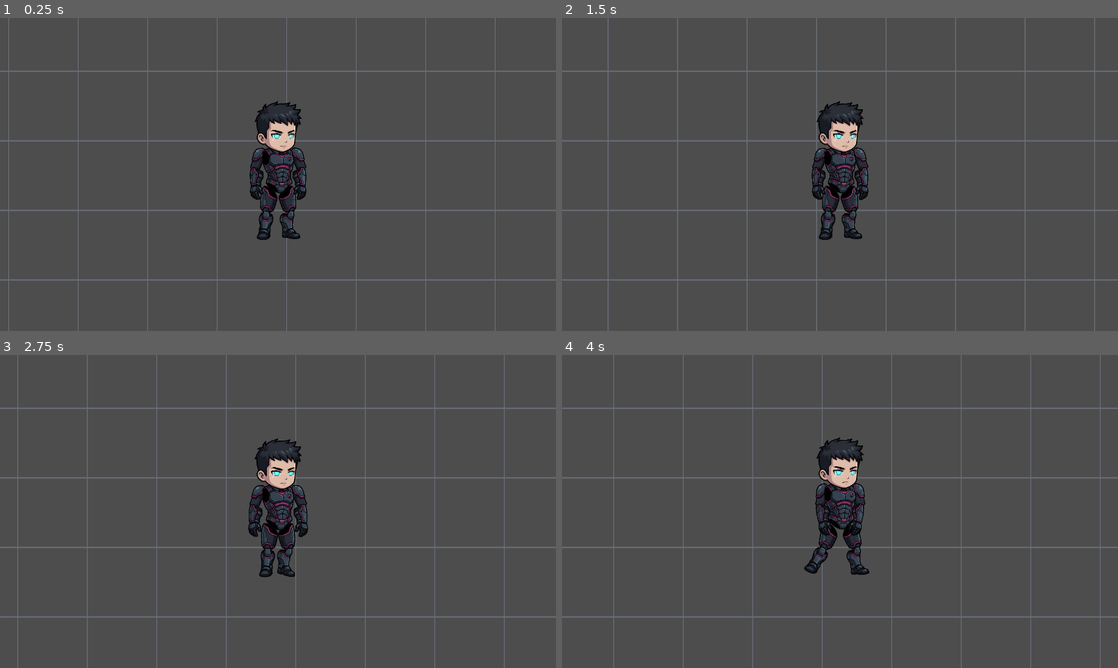
Above: before the commit, frames 1-4 (two rows, left to right).
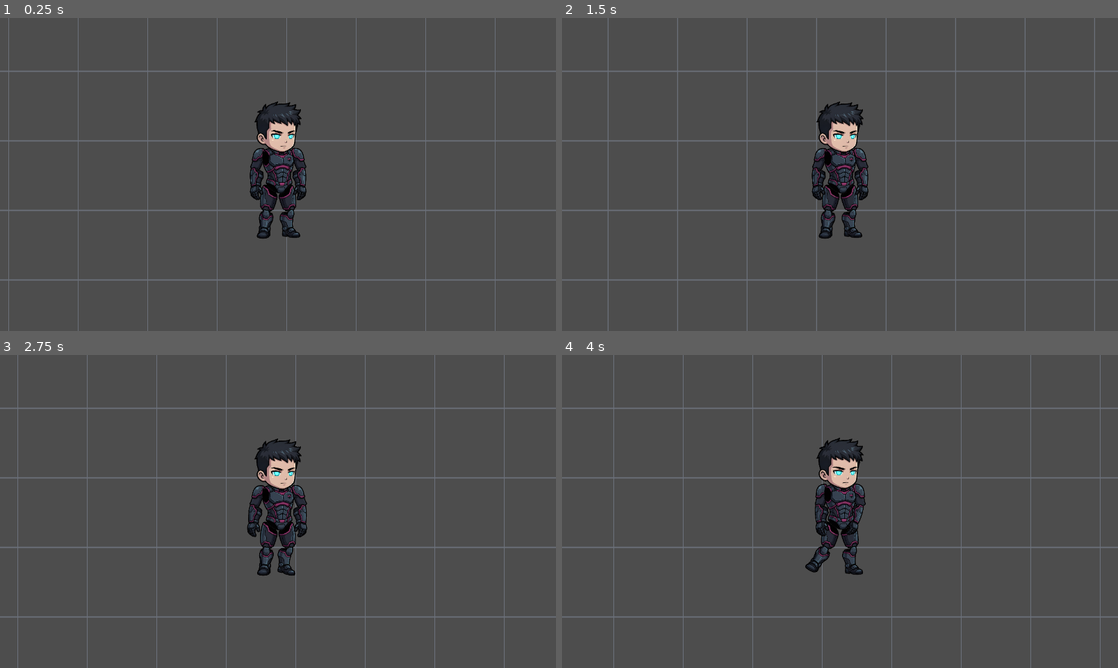
Above: after the commit, the same moments.

Repository: Poolchaos/vesper-reach-godot
Game: Godot game, scene res://scenes/test_scene.tscn
Same seed, same stepped clock (60 frames per second), same inputs: the game is played once before the commit and once after it.
Inputs (mouse positions are in pixels of both pictures, inside the frame that each line leads up to):
- Up to frame 1 (0.25 s): no input
- Up to frame 2 (1.5 s): tap Enter at 0.5 s; move the mouse to (962, 158) at 0.52 s; hold D (move_right) 0.53-1.25 s; hold Shift 0.53-1.25 s; click (962, 158) at 0.67 s; drag from (728, 190) to (812, 237) at 1.27 s
- Up to frame 3 (2.75 s): move the mouse to (333, 442) at 2.02 s; hold D (move_right) from 2.03 s (still down); tap Ctrl at 2.1 s
- Up to frame 4 (4 s): release D (move_right) at 2.75 s; drag from (812, 574) to (673, 464) at 2.77 s; move the mouse to (1006, 558) at 3.52 s; hold A (move_left) from 3.53 s (still down); tap Alt at 3.6 s

The runs differ from the first frame. In frame 1, 0.5% of the frame differs, in the area x 45-55%, y 26-71%; in frame 2, 0.5%; in frame 3, 0.7%; in frame 4, 1.0%, in the area x 43-56%, y 26-71%.

Commit message:
tune(m2): knee-fold walk (visible joint bend), legs up, softer idle
- Walk reworked for the front facing: minimal thigh swing, the step now reads as
  an alternating knee fold (foot lifts) so the joints visibly bend instead of the
  legs splaying sideways. Arms swing with a little elbow flex.
- Thighs raised again; idle torso bob reduced 20 -> 14.

Diff:
--- a/game/scenes/character_rig.tscn
+++ b/game/scenes/character_rig.tscn
@@ -25,7 +25,7 @@
 "times": PackedFloat32Array(0, 1.2, 2.4),
 "transitions": PackedFloat32Array(1, 1, 1),
 "update": 0,
-"values": [Vector2(0, -502), Vector2(0, -522), Vector2(0, -502)]
+"values": [Vector2(0, -502), Vector2(0, -516), Vector2(0, -502)]
 }
 tracks/1/type = "value"
 tracks/1/imported = false
@@ -37,7 +37,7 @@
 "times": PackedFloat32Array(0, 1.2, 2.4),
 "transitions": PackedFloat32Array(1, 1, 1),
 "update": 0,
-"values": [Vector2(0, -601), Vector2(0, -621), Vector2(0, -601)]
+"values": [Vector2(0, -601), Vector2(0, -615), Vector2(0, -601)]
 }
 tracks/2/type = "value"
 tracks/2/imported = false
@@ -49,7 +49,7 @@
 "times": PackedFloat32Array(0, 1.2, 2.4),
 "transitions": PackedFloat32Array(1, 1, 1),
 "update": 0,
-"values": [Vector2(-132, -641), Vector2(-132, -661), Vector2(-132, -641)]
+"values": [Vector2(-132, -641), Vector2(-132, -655), Vector2(-132, -641)]
 }
 tracks/3/type = "value"
 tracks/3/imported = false
@@ -61,7 +61,7 @@
 "times": PackedFloat32Array(0, 1.2, 2.4),
 "transitions": PackedFloat32Array(1, 1, 1),
 "update": 0,
-"values": [Vector2(133, -641), Vector2(133, -661), Vector2(133, -641)]
+"values": [Vector2(133, -641), Vector2(133, -655), Vector2(133, -641)]
 }
 tracks/4/type = "value"
 tracks/4/imported = false
@@ -173,7 +173,7 @@
 "times": PackedFloat32Array(0, 0.15, 0.3, 0.45, 0.6),
 "transitions": PackedFloat32Array(1, 1, 1, 1, 1),
 "update": 0,
-"values": [Vector2(0, -502), Vector2(0, -512), Vector2(0, -502), Vector2(0, -512), Vector2(0, -502)]
+"values": [Vector2(0, -502), Vector2(0, -510), Vector2(0, -502), Vector2(0, -510), Vector2(0, -502)]
 }
 tracks/1/type = "value"
 tracks/1/imported = false
@@ -185,7 +185,7 @@
 "times": PackedFloat32Array(0, 0.15, 0.3, 0.45, 0.6),
 "transitions": PackedFloat32Array(1, 1, 1, 1, 1),
 "update": 0,
-"values": [Vector2(0, -601), Vector2(0, -611), Vector2(0, -601), Vector2(0, -611), Vector2(0, -601)]
+"values": [Vector2(0, -601), Vector2(0, -609), Vector2(0, -601), Vector2(0, -609), Vector2(0, -601)]
 }
 tracks/2/type = "value"
 tracks/2/imported = false
@@ -197,7 +197,7 @@
 "times": PackedFloat32Array(0, 0.15, 0.3, 0.45, 0.6),
 "transitions": PackedFloat32Array(1, 1, 1, 1, 1),
 "update": 0,
-"values": [Vector2(-132, -641), Vector2(-132, -651), Vector2(-132, -641), Vector2(-132, -651), Vector2(-132, -641)]
+"values": [Vector2(-132, -641), Vector2(-132, -649), Vector2(-132, -641), Vector2(-132, -649), Vector2(-132, -641)]
 }
 tracks/3/type = "value"
 tracks/3/imported = false
@@ -209,7 +209,7 @@
 "times": PackedFloat32Array(0, 0.15, 0.3, 0.45, 0.6),
 "transitions": PackedFloat32Array(1, 1, 1, 1, 1),
 "update": 0,
-"values": [Vector2(133, -641), Vector2(133, -651), Vector2(133, -641), Vector2(133, -651), Vector2(133, -641)]
+"values": [Vector2(133, -641), Vector2(133, -649), Vector2(133, -641), Vector2(133, -649), Vector2(133, -641)]
 }
 tracks/4/type = "value"
 tracks/4/imported = false
@@ -221,7 +221,7 @@
 "times": PackedFloat32Array(0, 0.15, 0.3, 0.45, 0.6),
 "transitions": PackedFloat32Array(1, 1, 1, 1, 1),
 "update": 0,
-"values": [0.0, 0.18, 0.0, -0.18, 0.0]
+"values": [0.0, 0.06, 0.0, -0.02, 0.0]
 }
 tracks/5/type = "value"
 tracks/5/imported = false
@@ -233,7 +233,7 @@
 "times": PackedFloat32Array(0, 0.15, 0.3, 0.45, 0.6),
 "transitions": PackedFloat32Array(1, 1, 1, 1, 1),
 "update": 0,
-"values": [0.0, -0.18, 0.0, 0.18, 0.0]
+"values": [0.0, -0.02, 0.0, 0.06, 0.0]
 }
 tracks/6/type = "value"
 tracks/6/imported = false
@@ -245,7 +245,7 @@
 "times": PackedFloat32Array(0, 0.15, 0.3, 0.45, 0.6),
 "transitions": PackedFloat32Array(1, 1, 1, 1, 1),
 "update": 0,
-"values": [0.0, 0.3, 0.0, 0.05, 0.0]
+"values": [0.0, 0.5, 0.0, 0.0, 0.0]
 }
 tracks/7/type = "value"
 tracks/7/imported = false
@@ -257,7 +257,7 @@
 "times": PackedFloat32Array(0, 0.15, 0.3, 0.45, 0.6),
 "transitions": PackedFloat32Array(1, 1, 1, 1, 1),
 "update": 0,
-"values": [0.0, 0.05, 0.0, 0.3, 0.0]
+"values": [0.0, 0.0, 0.0, 0.5, 0.0]
 }
 tracks/8/type = "value"
 tracks/8/imported = false
@@ -269,7 +269,7 @@
 "times": PackedFloat32Array(0, 0.15, 0.3, 0.45, 0.6),
 "transitions": PackedFloat32Array(1, 1, 1, 1, 1),
 "update": 0,
-"values": [0.0, -0.16, 0.0, 0.16, 0.0]
+"values": [0.0, -0.14, 0.0, 0.14, 0.0]
 }
 tracks/9/type = "value"
 tracks/9/imported = false
@@ -281,7 +281,31 @@
 "times": PackedFloat32Array(0, 0.15, 0.3, 0.45, 0.6),
 "transitions": PackedFloat32Array(1, 1, 1, 1, 1),
 "update": 0,
-"values": [0.0, 0.16, 0.0, -0.16, 0.0]
+"values": [0.0, 0.14, 0.0, -0.14, 0.0]
+}
+tracks/10/type = "value"
+tracks/10/imported = false
+tracks/10/enabled = true
+tracks/10/path = NodePath("UpperArmLeft/ForearmLeft:rotation")
+tracks/10/interp = 1
+tracks/10/loop_wrap = true
+tracks/10/keys = {
+"times": PackedFloat32Array(0, 0.15, 0.3, 0.45, 0.6),
+"transitions": PackedFloat32Array(1, 1, 1, 1, 1),
+"update": 0,
+"values": [0.0, 0.1, 0.0, 0.2, 0.0]
+}
+tracks/11/type = "value"
+tracks/11/imported = false
+tracks/11/enabled = true
+tracks/11/path = NodePath("UpperArmRight/ForearmRight:rotation")
+tracks/11/interp = 1
+tracks/11/loop_wrap = true
+tracks/11/keys = {
+"times": PackedFloat32Array(0, 0.15, 0.3, 0.45, 0.6),
+"transitions": PackedFloat32Array(1, 1, 1, 1, 1),
+"update": 0,
+"values": [0.0, 0.2, 0.0, 0.1, 0.0]
 }
 
 [sub_resource type="AnimationLibrary" id="AnimationLibrary_0leuh"]
@@ -290,58 +314,58 @@
 &"walk": SubResource("Animation_ospmc")
 }
 
-[node name="CharacterRig" type="Node2D" unique_id=924889782]
+[node name="CharacterRig" type="Node2D" unique_id=1374350304]
 scale = Vector2(0.14, 0.14)
 script = ExtResource("1_ggvnm")
 
-[node name="ThighLeft" type="Sprite2D" parent="." unique_id=663169957]
-position = Vector2(-61, -394)
+[node name="ThighLeft" type="Sprite2D" parent="." unique_id=86947683]
+position = Vector2(-61, -402)
 texture = ExtResource("2_8ahhj")
 offset = Vector2(0, 94)
 
-[node name="ShinLeft" type="Sprite2D" parent="ThighLeft" unique_id=221090564]
+[node name="ShinLeft" type="Sprite2D" parent="ThighLeft" unique_id=776738557]
 position = Vector2(-24, 162)
 texture = ExtResource("3_m6q61")
 offset = Vector2(0, 100)
 
-[node name="ThighRight" type="Sprite2D" parent="." unique_id=1951077767]
-position = Vector2(62, -394)
+[node name="ThighRight" type="Sprite2D" parent="." unique_id=1715990199]
+position = Vector2(62, -402)
 texture = ExtResource("4_c1uqr")
 offset = Vector2(0, 93)
 
-[node name="ShinRight" type="Sprite2D" parent="ThighRight" unique_id=324713226]
+[node name="ShinRight" type="Sprite2D" parent="ThighRight" unique_id=30557128]
 position = Vector2(16, 160)
 texture = ExtResource("5_1l3yo")
 offset = Vector2(0, 99)
 
-[node name="UpperArmLeft" type="Sprite2D" parent="." unique_id=1511401610]
+[node name="UpperArmLeft" type="Sprite2D" parent="." unique_id=363910272]
 position = Vector2(-132, -641)
 texture = ExtResource("6_p7ucn")
 offset = Vector2(0, 80)
 
-[node name="ForearmLeft" type="Sprite2D" parent="UpperArmLeft" unique_id=716767994]
+[node name="ForearmLeft" type="Sprite2D" parent="UpperArmLeft" unique_id=688840768]
 position = Vector2(-6, 126)
 texture = ExtResource("7_boeah")
 offset = Vector2(0, 113)
 
-[node name="UpperArmRight" type="Sprite2D" parent="." unique_id=1814600870]
+[node name="UpperArmRight" type="Sprite2D" parent="." unique_id=1347957521]
 position = Vector2(133, -641)
 texture = ExtResource("8_fvh67")
 offset = Vector2(0, 80)
 
-[node name="ForearmRight" type="Sprite2D" parent="UpperArmRight" unique_id=1858798235]
+[node name="ForearmRight" type="Sprite2D" parent="UpperArmRight" unique_id=2069663226]
 position = Vector2(5, 126)
 texture = ExtResource("9_3nxt1")
 offset = Vector2(0, 113)
 
-[node name="Torso" type="Sprite2D" parent="." unique_id=758120484]
+[node name="Torso" type="Sprite2D" parent="." unique_id=67807302]
 position = Vector2(0, -502)
 texture = ExtResource("10_iuy35")
 
-[node name="Head" type="Sprite2D" parent="." unique_id=1106271036]
+[node name="Head" type="Sprite2D" parent="." unique_id=1685218763]
 position = Vector2(0, -601)
 texture = ExtResource("11_u8060")
 offset = Vector2(0, -173)
 
-[node name="AnimationPlayer" type="AnimationPlayer" parent="." unique_id=55840040]
+[node name="AnimationPlayer" type="AnimationPlayer" parent="." unique_id=1635465570]
 libraries/ = SubResource("AnimationLibrary_0leuh")
--- a/game/scenes/player.tscn
+++ b/game/scenes/player.tscn
@@ -7,17 +7,17 @@
 [sub_resource type="RectangleShape2D" id="RectangleShape2D_tuyoq"]
 size = Vector2(40, 100)
 
-[node name="Player" type="CharacterBody2D" unique_id=961273235]
+[node name="Player" type="CharacterBody2D" unique_id=1152111692]
 script = ExtResource("1_qhqgy")
 
-[node name="CollisionShape2D" type="CollisionShape2D" parent="." unique_id=1757558390]
+[node name="CollisionShape2D" type="CollisionShape2D" parent="." unique_id=547349689]
 position = Vector2(0, -50)
 shape = SubResource("RectangleShape2D_tuyoq")
 
-[node name="Visual" type="Node2D" parent="." unique_id=924889782 instance=ExtResource("2_dqkch")]
+[node name="Visual" type="Node2D" parent="." unique_id=1374350304 instance=ExtResource("2_dqkch")]
 scale = Vector2(0.14, 0.14)
 script = ExtResource("3_qlg0r")
 
-[node name="Camera2D" type="Camera2D" parent="." unique_id=800681563]
+[node name="Camera2D" type="Camera2D" parent="." unique_id=1882812797]
 position = Vector2(0, -65)
 zoom = Vector2(2.5, 2.5)
